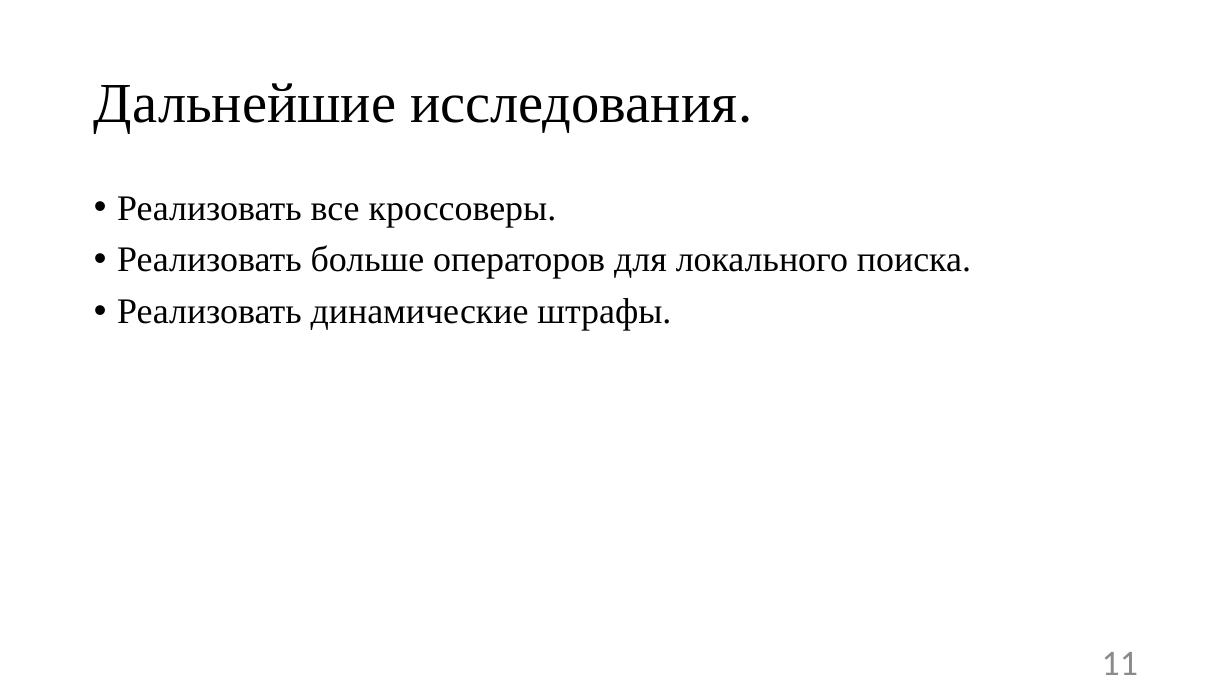
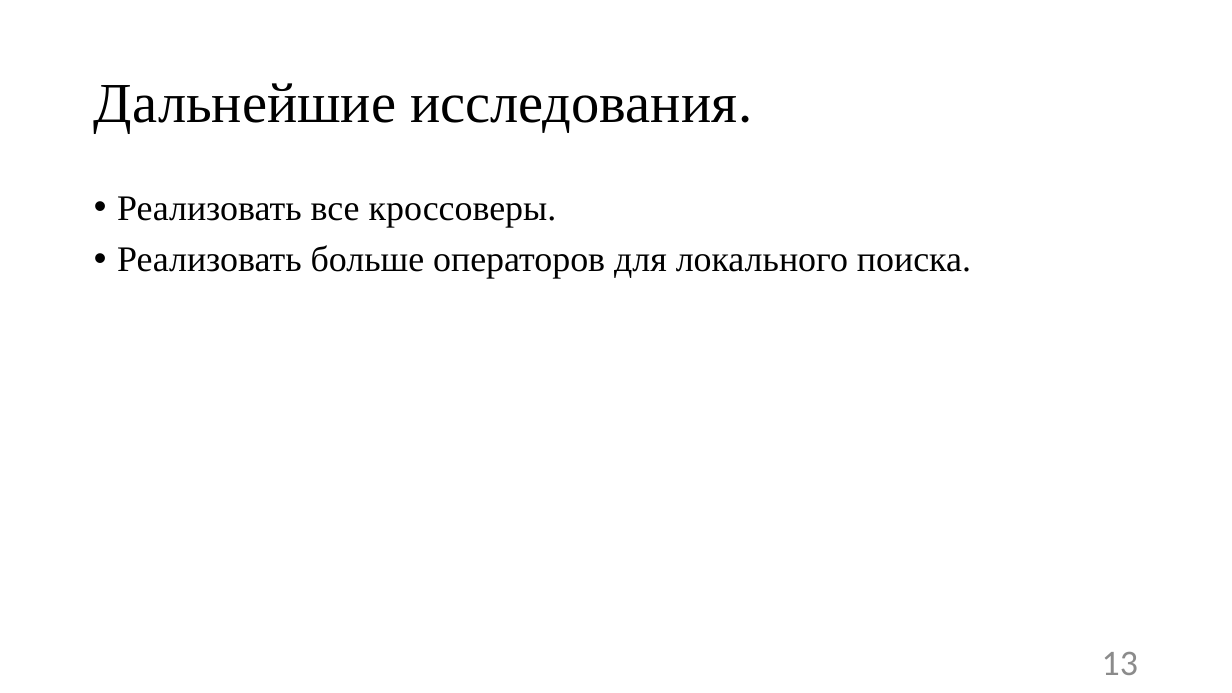
Before and after one commit to nikitka406/diplom, a slide deck: slide 13 of cpeck/diplom.pptx (slide 11 before the commit). Drawn at 1232x693 pixels with LibreOffice and Linux fonts; fonts in the diff are those of the drawing. Boxes give left, top, right and bottom in pixels: in the first picture for what was removed or moved away, otherwise in the second. Text is boxed around its words. In the diff, an @@ line names an element or a change of style, - is before the commit and + after.

```diff
--- a/cpeck/diplom.pptx
+++ b/cpeck/diplom.pptx
@@ text at (117, 298, 671, 330): paragraph removed @@
-• Реализовать динамические штрафы.
@@ page number at (1102, 652, 1138, 675): text changed @@
-11
+13
```
Also in this commit, not shown: 1 other slide changed, 3 slides added, 1 slide removed, 6 other files.
